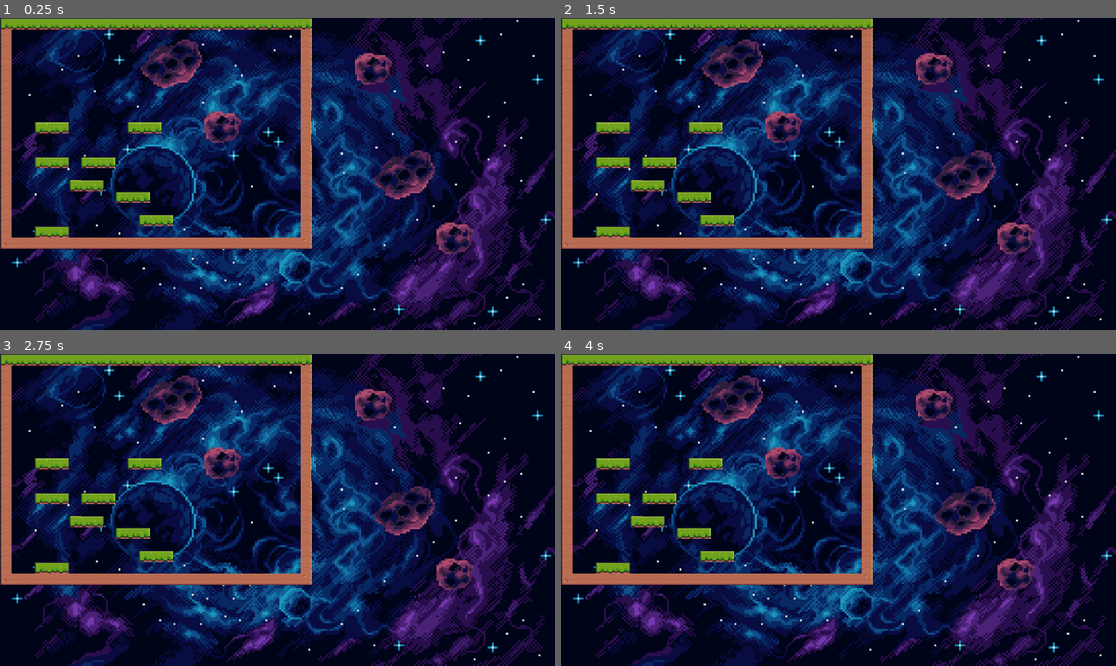
Above: before the commit, frames 1-4 (two rows, left to right).
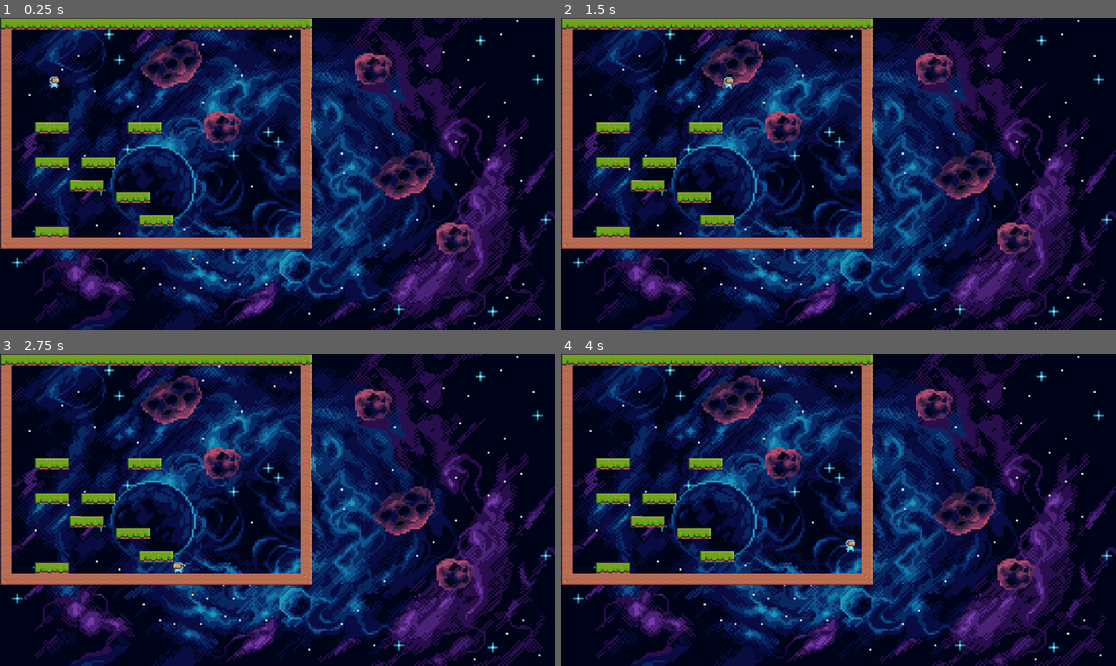
Above: after the commit, the same moments.

Repository: qujimin/Year12GamePulseRush
Game: Godot game, scene res://level_1/level_1.tscn
Same seed, same stepped clock (60 frames per second), same inputs: the game is played once before the commit and once after it. The project has no main scene, so this scene is started directly.
Inputs:
- Up to frame 1 (0.25 s): no input
- Up to frame 2 (1.5 s): hold E (latch, bound only after the commit) 0.53-1.28 s; hold Right (right, bound only after the commit) from 0.53 s (still down); tap Shift (dash, bound only after the commit) at 0.6 s; tap W (jump, bound only after the commit) at 0.77, 1.07 s; tap E (latch, bound only after the commit) at 1.35 s
- Up to frame 3 (2.75 s): tap W (jump, bound only after the commit) at 1.52, 1.82 s; tap R (roll, bound only after the commit) at 1.55, 2.1 s; release Right (right, bound only after the commit) at 2.03 s; hold Left (left, bound only after the commit) from 2.03 s (still down); hold Ctrl (run, bound only after the commit) from 2.03 s (still down)
- Up to frame 4 (4 s): release Left (left, bound only after the commit) at 2.78 s; release Ctrl (run, bound only after the commit) at 2.78 s; hold Right (right, bound only after the commit) from 2.78 s (still down); tap Ctrl (run, bound only after the commit) at 2.85 s; tap W (jump, bound only after the commit) at 3.02, 3.32, 3.77, 3.8 s; tap T (twirl, bound only after the commit) at 3.05, 3.6 s

The runs differ from the first frame. In frame 1, less than 0.1% of the frame differs, in the area x 8-11%, y 18-23%; in frame 2, less than 0.1%; in frame 3, less than 0.1%, in the area x 31-34%, y 66-71%; in frame 4, less than 0.1%.

Commit message:
level_1_v6

Diff:
--- a/Ultimate 2D Platformer Controller v1.1.0/Ultimate 2D Platformer Controller v1.0.3/UltimatePlatformerController.gd
+++ b/Ultimate 2D Platformer Controller v1.1.0/Ultimate 2D Platformer Controller v1.0.3/UltimatePlatformerController.gd
@@ -1,8 +1,6 @@
 extends CharacterBody2D
 
 class_name PlatformerController2D
-
-@onready var anim = $AnimatedSprite2D
 
 @export var README: String = "IMPORTANT: MAKE SURE TO ASSIGN 'left' 'right' 'jump' 'dash' 'up' 'down' 'roll' 'latch' 't …(281 unchanged characters)…
 #INFO READEME
--- a/characters/main_character.tscn
+++ b/characters/main_character.tscn
@@ -1,7 +1,9 @@
-[gd_scene load_steps=38 format=3 uid="uid://dki06hol8b7yh"]
+[gd_scene load_steps=46 format=3 uid="uid://dki06hol8b7yh"]
 
 [ext_resource type="Texture2D" uid="uid://ci3q6kb74whh" path="res://characters/Virtual Guy/Idle (32x32).png" id="1_1fdtq"]
+[ext_resource type="Script" uid="uid://b5d1lg46f586h" path="res://Ultimate 2D Platformer Controller v1.1.0/Ultimate 2D Platformer Controller v1.0.3/UltimatePlatformerController.gd" id="1_ujb5b"]
 [ext_resource type="Texture2D" uid="uid://x1641maqvpqt" path="res://characters/Virtual Guy/Jump (32x32).png" id="1_yh2br"]
+[ext_resource type="Texture2D" uid="uid://dvuumod4h1l85" path="res://characters/Virtual Guy/Double Jump (32x32).png" id="2_yv0jc"]
 [ext_resource type="Texture2D" uid="uid://crjsmf55simoc" path="res://characters/Virtual Guy/Fall (32x32).png" id="3_ujb5b"]
 [ext_resource type="Texture2D" uid="uid://dsdm7vj1f13ur" path="res://characters/Virtual Guy/Run (32x32).png" id="4_yv0jc"]
 [ext_resource type="Texture2D" uid="uid://c1k04jvbypb6q" path="res://characters/Virtual Guy/Wall Jump (32x32).png" id="5_4omim"]
@@ -58,6 +60,30 @@
 atlas = ExtResource("3_ujb5b")
 region = Rect2(0, 0, 32, 32)
 
+[sub_resource type="AtlasTexture" id="AtlasTexture_4omim"]
+atlas = ExtResource("2_yv0jc")
+region = Rect2(0, 0, 32, 32)
+
+[sub_resource type="AtlasTexture" id="AtlasTexture_bb5mw"]
+atlas = ExtResource("2_yv0jc")
+region = Rect2(32, 0, 32, 32)
+
+[sub_resource type="AtlasTexture" id="AtlasTexture_vefmh"]
+atlas = ExtResource("2_yv0jc")
+region = Rect2(64, 0, 32, 32)
+
+[sub_resource type="AtlasTexture" id="AtlasTexture_yc70t"]
+atlas = ExtResource("2_yv0jc")
+region = Rect2(96, 0, 32, 32)
+
+[sub_resource type="AtlasTexture" id="AtlasTexture_lb2q4"]
+atlas = ExtResource("2_yv0jc")
+region = Rect2(128, 0, 32, 32)
+
+[sub_resource type="AtlasTexture" id="AtlasTexture_t0n43"]
+atlas = ExtResource("2_yv0jc")
+region = Rect2(160, 0, 32, 32)
+
 [sub_resource type="AtlasTexture" id="AtlasTexture_5lkva"]
 atlas = ExtResource("4_yv0jc")
 region = Rect2(0, 0, 32, 32)
@@ -179,6 +205,29 @@
 }, {
 "frames": [{
 "duration": 1.0,
+"texture": SubResource("AtlasTexture_4omim")
+}, {
+"duration": 1.0,
+"texture": SubResource("AtlasTexture_bb5mw")
+}, {
+"duration": 1.0,
+"texture": SubResource("AtlasTexture_vefmh")
+}, {
+"duration": 1.0,
+"texture": SubResource("AtlasTexture_yc70t")
+}, {
+"duration": 1.0,
+"texture": SubResource("AtlasTexture_lb2q4")
+}, {
+"duration": 1.0,
+"texture": SubResource("AtlasTexture_t0n43")
+}],
+"loop": true,
+"name": &"roll",
+"speed": 20.0
+}, {
+"frames": [{
+"duration": 1.0,
 "texture": SubResource("AtlasTexture_5lkva")
 }, {
 "duration": 1.0,
@@ -235,19 +284,32 @@
 "texture": SubResource("AtlasTexture_6yxer")
 }],
 "loop": true,
-"name": &"wall_slide",
+"name": &"slide",
 "speed": 20.0
 }]
 
-[sub_resource type="CapsuleShape2D" id="CapsuleShape2D_2q423"]
-
-[node name="CharacterBody2D" type="CharacterBody2D"]
-
-[node name="AnimatedSprite2D" type="AnimatedSprite2D" parent="."]
+[sub_resource type="RectangleShape2D" id="RectangleShape2D_yv0jc"]
+size = Vector2(21, 24)
+
+[node name="Player" type="CharacterBody2D" node_paths=PackedStringArray("PlayerSprite", "PlayerCollider")]
+script = ExtResource("1_ujb5b")
+PlayerSprite = NodePath("PlayerSprite")
+PlayerCollider = NodePath("PlayerCollider")
+wallJump = true
+wallSliding = 5.0
+dashType = 1
+run = true
+jump = true
+idle = true
+walk = true
+slide = true
+
+[node name="PlayerSprite" type="AnimatedSprite2D" parent="."]
 texture_filter = 1
 sprite_frames = SubResource("SpriteFrames_uvl38")
-animation = &"wall_slide"
+animation = &"idle"
 autoplay = "idle"
 
-[node name="CollisionShape2D" type="CollisionShape2D" parent="."]
-shape = SubResource("CapsuleShape2D_2q423")
+[node name="PlayerCollider" type="CollisionShape2D" parent="."]
+position = Vector2(0.5, 4)
+shape = SubResource("RectangleShape2D_yv0jc")
--- a/level_1/level_1.tscn
+++ b/level_1/level_1.tscn
@@ -2,7 +2,7 @@
 
 [ext_resource type="Texture2D" uid="uid://c4vo46ka6k25v" path="res://level_1/blue-preview.png" id="1_hbghi"]
 [ext_resource type="Texture2D" uid="uid://deabdqwoeyv84" path="res://level_1/Terrain (16x16).png" id="2_hn12h"]
-[ext_resource type="PackedScene" uid="uid://bf7l14w5m8ymj" path="res://level_1/scenes/main_character.tscn" id="3_hn12h"]
+[ext_resource type="PackedScene" uid="uid://dki06hol8b7yh" path="res://characters/main_character.tscn" id="3_hn12h"]
 
 [sub_resource type="TileSetAtlasSource" id="TileSetAtlasSource_ihfcg"]
 texture = ExtResource("2_hn12h")
@@ -318,4 +318,4 @@
 layer_0/tile_data = PackedInt32Array(589827, 393216, 0, 786435, 393216, 0, 1179651, 393216, 0, 589828, 458752, 0, 78643 …(2002 unchanged characters)…
 
 [node name="CharacterBody2D" parent="." instance=ExtResource("3_hn12h")]
-position = Vector2(-34, 161)
+position = Vector2(112, 80)
--- a/project.godot
+++ b/project.godot
@@ -14,6 +14,61 @@
 config/features=PackedStringArray("4.4", "Forward Plus")
 config/icon="res://icon.svg"
 
+[input]
+
+left={
+"deadzone": 0.2,
+"events": [Object(InputEventKey,"resource_local_to_scene":false,"resource_name":"","device":-1,"window_id":0,"alt_pressed":false,"shift_pressed":false,"ctrl_pressed":false,"meta_pressed":false,"pressed":false,"keycode":0,"physical_keycode":4194319,"key_label":0,"unicode":0,"location":0,"echo":false,"script":null)
+, Object(InputEventKey,"resource_local_to_scene":false,"resource_name":"","device":-1,"window_id":0,"alt_pressed":false,"shift_pressed":false,"ctrl_pressed":false,"meta_pressed":false,"pressed":false,"keycode":0,"physical_keycode":65,"key_label":0,"unicode":97,"location":0,"echo":false,"script":null)
+]
+}
+right={
+"deadzone": 0.2,
+"events": [Object(InputEventKey,"resource_local_to_scene":false,"resource_name":"","device":-1,"window_id":0,"alt_pressed":false,"shift_pressed":false,"ctrl_pressed":false,"meta_pressed":false,"pressed":false,"keycode":0,"physical_keycode":4194321,"key_label":0,"unicode":0,"location":0,"echo":false,"script":null)
+, Object(InputEventKey,"resource_local_to_scene":false,"resource_name":"","device":-1,"window_id":0,"alt_pressed":false,"shift_pressed":false,"ctrl_pressed":false,"meta_pressed":false,"pressed":false,"keycode":0,"physical_keycode":68,"key_label":0,"unicode":100,"location":0,"echo":false,"script":null)
+]
+}
+jump={
+"deadzone": 0.2,
+"events": [Object(InputEventKey,"resource_local_to_scene":false,"resource_name":"","device":-1,"window_id":0,"alt_pressed":false,"shift_pressed":false,"ctrl_pressed":false,"meta_pressed":false,"pressed":false,"keycode":0,"physical_keycode":87,"key_label":0,"unicode":119,"location":0,"echo":false,"script":null)
+]
+}
+dash={
+"deadzone": 0.2,
+"events": [Object(InputEventKey,"resource_local_to_scene":false,"resource_name":"","device":-1,"window_id":0,"alt_pressed":false,"shift_pressed":false,"ctrl_pressed":false,"meta_pressed":false,"pressed":false,"keycode":0,"physical_keycode":4194325,"key_label":0,"unicode":0,"location":0,"echo":false,"script":null)
+]
+}
+up={
+"deadzone": 0.2,
+"events": [Object(InputEventKey,"resource_local_to_scene":false,"resource_name":"","device":-1,"window_id":0,"alt_pressed":false,"shift_pressed":false,"ctrl_pressed":false,"meta_pressed":false,"pressed":false,"keycode":0,"physical_keycode":4194320,"key_label":0,"unicode":0,"location":0,"echo":false,"script":null)
+]
+}
+down={
+"deadzone": 0.2,
+"events": [Object(InputEventKey,"resource_local_to_scene":false,"resource_name":"","device":-1,"window_id":0,"alt_pressed":false,"shift_pressed":false,"ctrl_pressed":false,"meta_pressed":false,"pressed":false,"keycode":0,"physical_keycode":4194322,"key_label":0,"unicode":0,"location":0,"echo":false,"script":null)
+]
+}
+roll={
+"deadzone": 0.2,
+"events": [Object(InputEventKey,"resource_local_to_scene":false,"resource_name":"","device":-1,"window_id":0,"alt_pressed":false,"shift_pressed":false,"ctrl_pressed":false,"meta_pressed":false,"pressed":false,"keycode":0,"physical_keycode":82,"key_label":0,"unicode":114,"location":0,"echo":false,"script":null)
+]
+}
+latch={
+"deadzone": 0.2,
+"events": [Object(InputEventKey,"resource_local_to_scene":false,"resource_name":"","device":-1,"window_id":0,"alt_pressed":false,"shift_pressed":false,"ctrl_pressed":false,"meta_pressed":false,"pressed":false,"keycode":0,"physical_keycode":69,"key_label":0,"unicode":101,"location":0,"echo":false,"script":null)
+]
+}
+twirl={
+"deadzone": 0.2,
+"events": [Object(InputEventKey,"resource_local_to_scene":false,"resource_name":"","device":-1,"window_id":0,"alt_pressed":false,"shift_pressed":false,"ctrl_pressed":false,"meta_pressed":false,"pressed":false,"keycode":0,"physical_keycode":84,"key_label":0,"unicode":116,"location":0,"echo":false,"script":null)
+]
+}
+run={
+"deadzone": 0.2,
+"events": [Object(InputEventKey,"resource_local_to_scene":false,"resource_name":"","device":-1,"window_id":0,"alt_pressed":false,"shift_pressed":false,"ctrl_pressed":false,"meta_pressed":false,"pressed":false,"keycode":0,"physical_keycode":4194326,"key_label":0,"unicode":0,"location":0,"echo":false,"script":null)
+]
+}
+
 [physics]
 
 2d/default_gravity=1000.0
